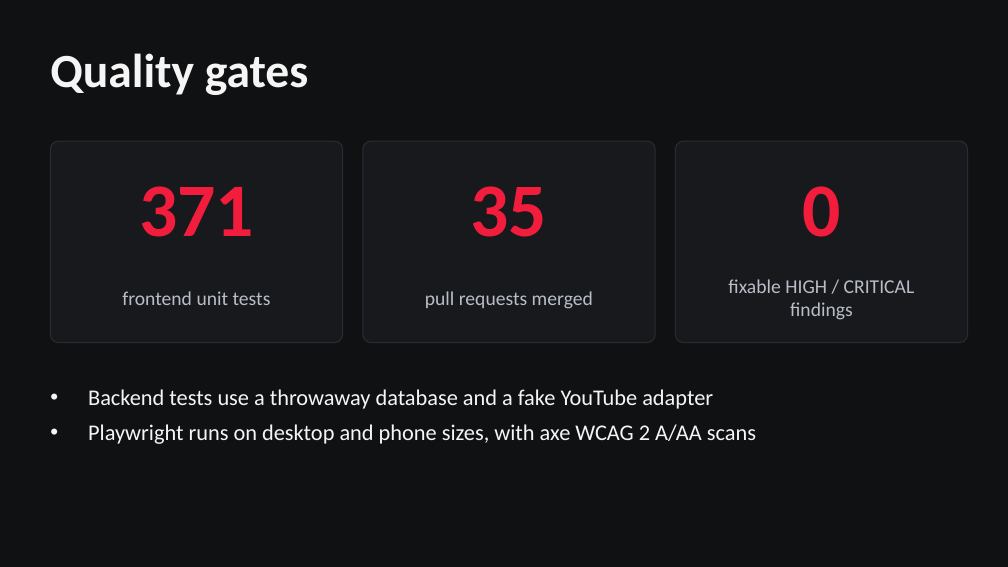
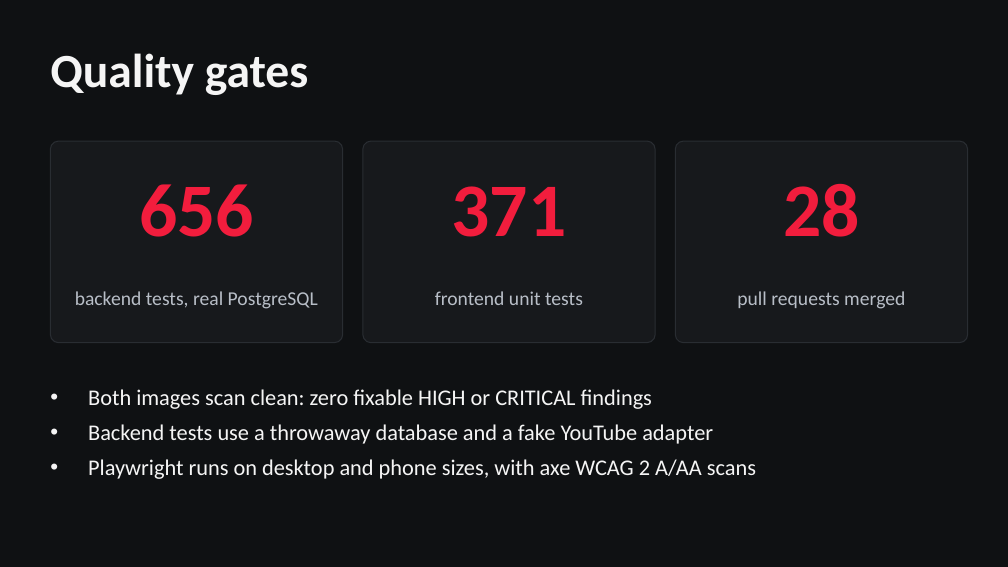
Before and after one commit to Avishkar74/StudAura, a slide deck: slide 11 of demo/StudAura-presentation.pptx. Drawn at 1008x567 pixels with LibreOffice and Linux fonts; fonts in the diff are those of the drawing. Boxes give left, top, right and bottom in pixels: in the first picture for what was removed or moved away, otherwise in the second. Text is boxed around its words. In the diff, an @@ line names an element or a change of style, - is before the commit and + after.

Commit message:
docs: correct the deck statistics (#41)
Quality slide: 656 backend tests, 371 frontend tests, 28 merged pull requests, clean Trivy result.

```diff
--- a/demo/StudAura-presentation.pptx
+++ b/demo/StudAura-presentation.pptx
@@ text at bbox=[139, 184, 254, 237]: text changed @@
-371
+656
@@ text at bbox=[452, 186, 567, 237]: text changed @@
-35
+371
@@ text at bbox=[783, 184, 860, 237]: text changed @@
-0
+28
@@ text at bbox=[75, 291, 318, 309]: text changed @@
-frontend unit tests
+backend tests, real PostgreSQL
@@ text at bbox=[435, 291, 583, 305]: text changed @@
-pull requests merged
+frontend unit tests
@@ text at bbox=[737, 291, 905, 309]: text changed @@
-fixable HIGH / CRITICAL findings
+pull requests merged
@@ text at bbox=[88, 389, 652, 409]: paragraph added @@
+• Both images scan clean: zero fixable HIGH or CRITICAL findings
```
